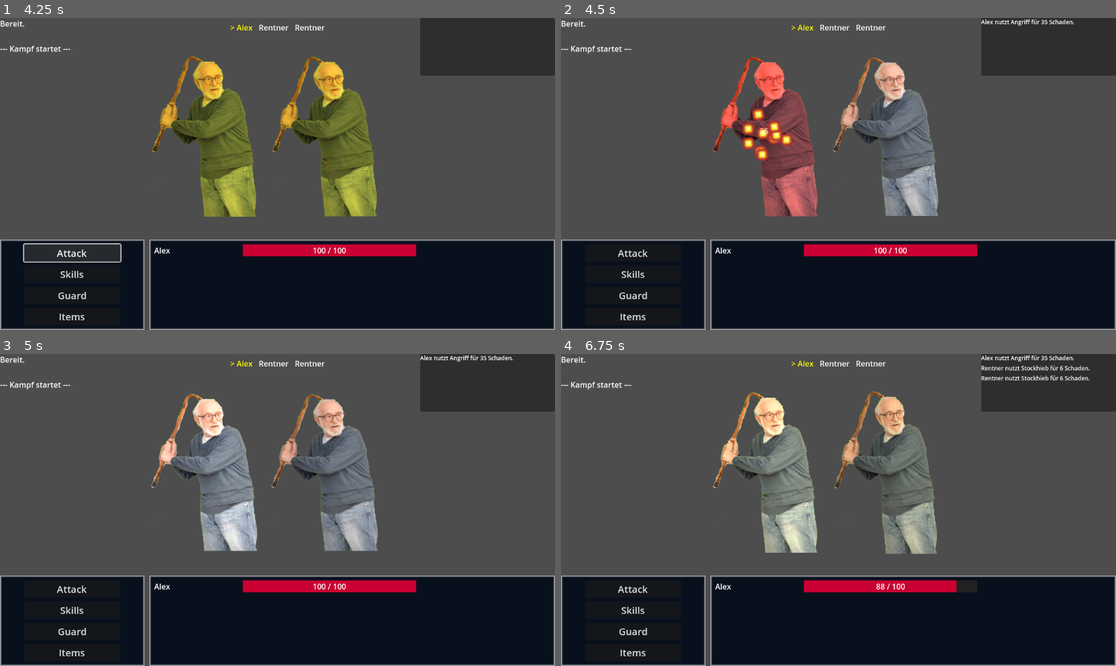
Above: before the commit, frames 1-4 (two rows, left to right).
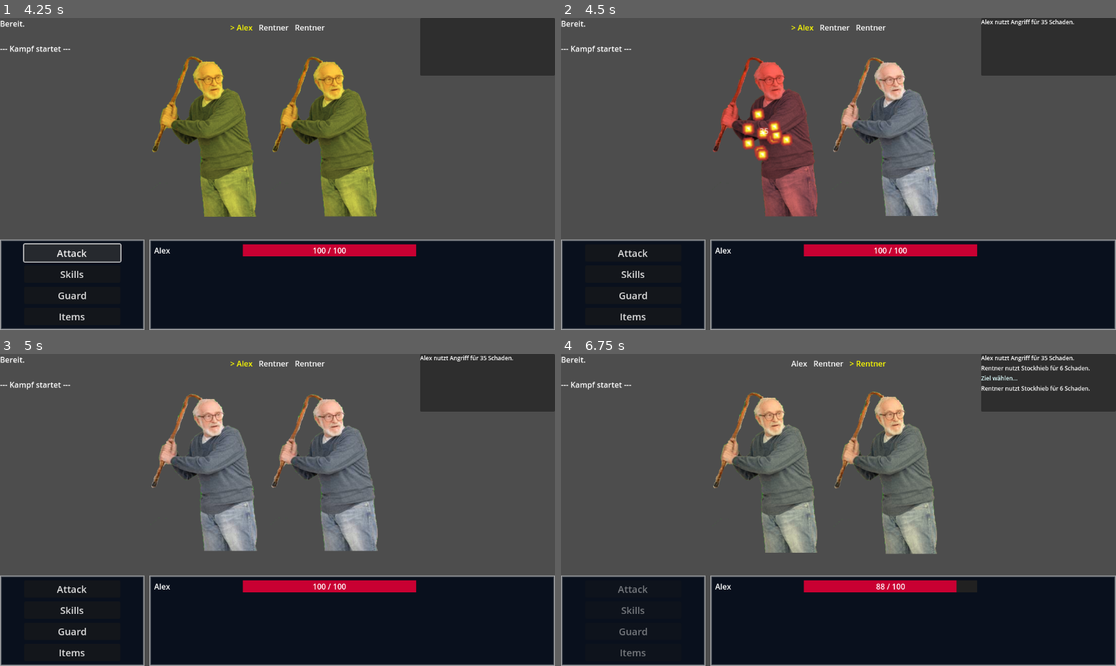
Above: after the commit, the same moments.

Repository: Marv0407/kotstulle-game
Game: Godot game, scene res://scenes/control.tscn
Two runs of this game, one before a commit and one after it. Both use one fixed random seed, a clock stepped at 60 frames per second and the inputs below.
Inputs (mouse positions are in pixels of both pictures, inside the frame that each line leads up to):
- Up to frame 1 (4.25 s): click "Start New Game" at 0.5 s; click (66, 39) at 1.27 s; type "Alex" at 1.35 s; click "Starten" at 2 s; click "Start Battle" at 2.75 s; click "Attack" at 3.5 s
- Up to frame 2 (4.5 s): click (766, 133) at 4.27 s
- Up to frame 3 (5 s): no input
- Up to frame 4 (6.75 s): click "Skills" at 5 s; click "Angriff - 0 MP" at 5.75 s; click (766, 469) at 6.52 s

Frame 1 is identical in both runs. In frame 2, 1.7% of the frame differs, in the area x 27-47%, y 12-64%; in frame 3, 2.7%; in frame 4, 2.9%, in the area x 10-96%, y 2-97%.

Commit message:
Refactor skill targeting and add hover feedback in battle
Consolidates skill execution logic to handle all, random, and manual targeting in a unified way, removing redundant functions. Adds hover and unhover signals to enemy slots, enabling visual feedback during target selection. Improves target selection UI, allows right-click to cancel, and ensures visuals reset properly after selection.

Diff:
--- a/scripts/battle_manager.gd
+++ b/scripts/battle_manager.gd
@@ -68,6 +68,8 @@
 
 		if new_slot.has_signal("clicked"):
 			new_slot.clicked.connect(_on_target_clicked)
+			new_slot.hovered.connect(_on_slot_hovered)
+			new_slot.unhovered.connect(_on_slot_unhovered)
 
 		# Dynamic positioning of each slot
 		var x_offset = (i - (count - 1) / 2.0) * spacing
@@ -109,13 +111,17 @@
 func start_enemy_turn(actor: BattleCharacter):
 	state = BattleState.ENEMY_TURN
 	set_player_ui_enabled(false)
+
 	var selected_skill = actor.data.skills[0]
+
 	var config = {"target_pool": "enemies", "state": "alive", "selector": "random", "count": 1}
 	var targets_array = get_targets_dynamic(actor, config)
 
 	if not targets_array.is_empty():
-		var first_target = targets_array[0]
-		execute_skill(actor, selected_skill, first_target)
+		execute_skill(actor, selected_skill, targets_array)
+	else:
+		next_turn()
+		process_turn()
 
 func next_turn():
 	var checked := 0
@@ -170,61 +176,33 @@
 #endregion
 
 #region ATTACK & SKILL LOGIC
-func execute_skill(user: BattleCharacter, skill: SkillData, target: BattleCharacter):
-	for i in range(skill.hit_count):
-		var damage = calculate_damage(user, target, skill)
-		apply_skill_effects(user, target, damage, skill)
-		if skill.hit_count > 1:
-			await get_tree().create_timer(skill.delay_between_hits).timeout
-
-	if skill.status_to_apply and randf() * 100 < skill.chance_to_apply:
-		apply_status_effect(user, target, skill.status_to_apply)
-
-	await get_tree().create_timer(0.8).timeout
-
-	next_turn()
-	process_turn()
-
-func execute_skill_aoe(user: BattleCharacter, skill: SkillData, targets: Array[BattleCharacter]):
-	for i in range(skill.hit_count):
-		for target in targets:
+func execute_skill(user: BattleCharacter, skill: SkillData, initial_targets: Array[BattleCharacter]):
+	state = BattleState.ENEMY_TURN
+
+	var is_multi_random = (skill.target_selector == "random")
+	for hit in range(skill.hit_count):
+		var current_targets = initial_targets
+		if is_multi_random:
+
+			current_targets = get_targets_dynamic(user, {
+				"target_pool": "enemies",
+				"selector": "random",
+				"count": skill.target_count
+			})
+
+		for target in current_targets:
 			if target.is_alive():
 				var damage = calculate_damage(user, target, skill)
 				apply_skill_effects(user, target, damage, skill)
 
-				if i == skill.hit_count - 1:
-					if skill.status_to_apply and randf() * 100 < skill.chance_to_apply:
+				if hit == skill.hit_count - 1 and skill.status_to_apply:
+					if randf() * 100 < skill.chance_to_apply:
 						apply_status_effect(user, target, skill.status_to_apply)
 
 		if skill.hit_count > 1:
 			await get_tree().create_timer(skill.delay_between_hits).timeout
 		else:
 			await get_tree().create_timer(0.2).timeout
-
-	await get_tree().create_timer(0.6).timeout
-	next_turn()
-	process_turn()
-
-func execute_skill_random(user: BattleCharacter, skill: SkillData, targets: Array[BattleCharacter]):
-	state = BattleState.ENEMY_TURN
-	var is_random = (skill.target_selector == "random")
-
-	for hit in range(skill.hit_count):
-		var current_targets = targets
-		if is_random:
-			var config = {"target_pool": "enemies", "selector": "random", "count": skill.target_count}
-			current_targets = get_targets_dynamic(user, config)
-		for target in current_targets:
-			if target.is_alive():
-				var damage = calculate_damage(user, target, skill)
-				apply_skill_effects(user, target, damage, skill)
-
-				if hit == skill.hit_count - 1 and skill.status_to_apply:
-					if randf() * 100 < skill.chance_to_apply:
-						apply_status_effect(user, target, skill.status_to_apply)
-
-		if skill.hit_count > 1:
-			await get_tree().create_timer(skill.delay_between_hits).timeout
 
 	await get_tree().create_timer(0.6).timeout
 	next_turn()
@@ -263,62 +241,23 @@
 		post_log(target.data.name + " wurde besiegt!", Color.ORANGE_RED)
 		despawn_enemy_visual(target)
 
-func get_current_actor() -> BattleCharacter:
-	return turn_order[current_turn_index]
-
-func start_target_selection(user: BattleCharacter, skill: SkillData):
-	state = BattleState.TARGET_SELECT
-	pending_user = user
-	pending_skill = skill
-	highlight_potential_targets(true)
-
-func _on_target_clicked(target_node):
-	if state != BattleState.TARGET_SELECT:
-		return
-
-	var target_character = null
-	for e in enemies:
-		if e.battle_node == target_node:
-			target_character = e
-			break
-
-	if target_character and target_character.is_alive():
-		highlight_potential_targets(false)
-		state = BattleState.ENEMY_TURN
-		execute_skill(pending_user, pending_skill, target_character)
-
-func get_targets_dynamic(user: BattleCharacter, config: Dictionary) -> Array[BattleCharacter]:
-	var pool: Array[BattleCharacter] = []
-
-	# --- 1. POOL  ---
-	var is_player = (user in party)
-	match config.get("target_pool", "enemies"):
-		"enemies": pool = enemies if is_player else party
-		"friends": pool = party if is_player else enemies
-		"all": pool = party + enemies
-		"user": return [user]
-
-	# --- 2. STATE (Filter) ---
-	match config.get("state", "alive"):
-		"alive": pool = pool.filter(func(c): return c.is_alive())
-		"dead":  pool = pool.filter(func(c): return not c.is_alive())
-		"any":   pass # Filter überspringen
-
-	# --- 3. SELECTOR ---
-	var count = config.get("count", 1)
-	var final_targets: Array[BattleCharacter] = []
-
-	match config.get("selector", "all"):
-		"all":
-			final_targets = pool
-		"random":
-			pool.shuffle()
-			final_targets = pool.slice(0, count)
-		"manual":
-			# TODO: hier später UI-Targeting logik
-			pass
-
-	return final_targets
+func _on_target_clicked(_target_node):
+	if state != BattleState.TARGET_SELECT: return
+	highlight_potential_targets(false)
+	if pending_skill.target_selector == "all":
+		execute_skill(pending_user, pending_skill, get_alive_enemies())
+
+	elif pending_skill.target_selector == "random":
+		execute_skill(pending_user, pending_skill, [])
+
+	else:
+		var target_character = null
+		for e in enemies:
+			if e.battle_node == _target_node:
+				target_character = e
+				break
+		if target_character:
+			execute_skill(pending_user, pending_skill, [target_character])
 
 func calculate_damage(attacker: BattleCharacter, target: BattleCharacter, skill: SkillData) -> int:
 	var attacker_stat = attacker.data.get(skill.scaling_stat)
@@ -388,6 +327,12 @@
 		tween.tween_property(character.battle_node, "scale", Vector2.ZERO, 0.5)
 		tween.finished.connect(func(): character.battle_node.queue_free())
 
+func start_target_selection(user: BattleCharacter, skill: SkillData):
+	state = BattleState.TARGET_SELECT
+	pending_user = user
+	pending_skill = skill
+	highlight_potential_targets(true)
+
 func post_log(text: String, color: Color = Color.WHITE):
 	print(text)
 
@@ -424,21 +369,24 @@
 func highlight_potential_targets(active: bool):
 	for e in enemies:
 		if not e.is_alive() or not e.battle_node: continue
-		e.battle_node.is_targetable = active
+
 		if e.battle_node.has_meta("highlight_tween"):
 			var old_tween = e.battle_node.get_meta("highlight_tween")
 			if old_tween and old_tween.is_valid():
 				old_tween.kill()
+			e.battle_node.remove_meta("highlight_tween")
 
 		if active:
+			e.battle_node.is_targetable = true
 			var tween = create_tween().set_loops()
 			tween.tween_property(e.battle_node, "modulate", Color.YELLOW, 0.5)
 			tween.tween_property(e.battle_node, "modulate", Color.WHITE, 0.5)
-
 			e.battle_node.set_meta("highlight_tween", tween)
 		else:
+
+			if e.battle_node.has_method("reset_visuals"):
+				e.battle_node.reset_visuals()
 			e.battle_node.modulate = Color.WHITE
-			e.battle_node.remove_meta("highlight_tween")
 
 func open_skill_menu():
 	var actor = get_current_actor()
@@ -448,19 +396,21 @@
 
 func _on_skill_chosen(skill: SkillData):
 	skill_menu.hide()
+	pending_skill = skill
+	pending_user = get_current_actor()
+	state = BattleState.TARGET_SELECT
 	match skill.target_selector:
 		"all":
-			var all_enemies = get_alive_enemies()
-			execute_skill_aoe(get_current_actor(), skill, all_enemies)
+			highlight_potential_targets(true)
+			post_log("Ziel: Alle Gegner", Color.LIGHT_CYAN)
 
 		"random":
-			var config = {"target_pool": "enemies", "selector": "random", "count": skill.target_count}
-			var random_targets = get_targets_dynamic(get_current_actor(), config)
-			if not random_targets.is_empty():
-				execute_skill_random(get_current_actor(), skill, random_targets)
+			highlight_potential_targets(true)
+			post_log("Ziel: Zufällig", Color.LIGHT_CYAN)
 
 		"manual":
-			start_target_selection(get_current_actor(), skill)
+			post_log("Ziel wählen...", Color.LIGHT_CYAN)
+			highlight_potential_targets(true)
 
 func _on_skill_menu_canceled():
 	skill_menu.hide()
@@ -479,4 +429,71 @@
 
 func is_battle_over() -> bool:
 	return get_alive_party().is_empty() or get_alive_enemies().is_empty()
-#endregion
+
+func get_current_actor() -> BattleCharacter:
+	return turn_order[current_turn_index]
+
+func get_targets_dynamic(user: BattleCharacter, config: Dictionary) -> Array[BattleCharacter]:
+	var pool: Array[BattleCharacter] = []
+
+	# --- 1. POOL  ---
+	var is_player = (user in party)
+	match config.get("target_pool", "enemies"):
+		"enemies": pool = enemies if is_player else party
+		"friends": pool = party if is_player else enemies
+		"all": pool = party + enemies
+		"user": return [user]
+
+	# --- 2. STATE (Filter) ---
+	match config.get("state", "alive"):
+		"alive": pool = pool.filter(func(c): return c.is_alive())
+		"dead":  pool = pool.filter(func(c): return not c.is_alive())
+		"any":   pass # Filter überspringen
+
+	# --- 3. SELECTOR ---
+	var count = config.get("count", 1)
+	var final_targets: Array[BattleCharacter] = []
+
+	match config.get("selector", "all"):
+		"all":
+			final_targets = pool
+		"random":
+			pool.shuffle()
+			final_targets = pool.slice(0, count)
+		"manual":
+			final_targets = pool
+			pass
+
+	return final_targets
+
+func _process(_delta):
+	if state == BattleState.TARGET_SELECT:
+		if Input.is_mouse_button_pressed(MOUSE_BUTTON_RIGHT):
+			cancel_target_selection()
+			post_log("Zielauswahl abgebrochen...")
+
+func cancel_target_selection():
+	highlight_potential_targets(false)
+	state = BattleState.PLAYER_TURN
+	set_player_ui_enabled(true)
+
+func _on_slot_hovered(hovered_slot):
+	if state != BattleState.TARGET_SELECT or not pending_skill: return
+
+	match pending_skill.target_selector:
+		"all", "random":
+			for e in enemies:
+				if e.is_alive() and e.battle_node:
+					e.battle_node.get_node("Sprite2D").modulate = Color(1.3, 1.3, 1.3)
+
+		"manual":
+			if hovered_slot and hovered_slot.has_node("Sprite2D"):
+				hovered_slot.get_node("Sprite2D").modulate = Color(1.3, 1.3, 1.3)
+
+func _on_slot_unhovered(_slot):
+	if state == BattleState.TARGET_SELECT:
+		for e in enemies:
+			if e.is_alive() and e.battle_node:
+				e.battle_node.get_node("Sprite2D").modulate = Color.WHITE
+
+	#endregion
--- a/scripts/enemy_slot.gd
+++ b/scripts/enemy_slot.gd
@@ -1,5 +1,7 @@
 extends Node2D
 signal clicked(slot)
+signal hovered(slot)
+signal unhovered(slot)
 
 @onready var sprite = $Sprite2D
 @onready var btn = $Button
@@ -25,9 +27,13 @@
 	clicked.emit(self)
 
 func _on_button_mouse_entered() -> void:
-	if sprite.modulate == Color.WHITE and is_targetable:
-		sprite.modulate = Color(1.2, 1.2, 1.2)
+	if is_targetable:
+		hovered.emit(self)
 
 func _on_button_mouse_exited() -> void:
-	if sprite.modulate != Color.YELLOW and is_targetable:
-		sprite.modulate = Color.WHITE
+	if is_targetable:
+		unhovered.emit(self)
+
+func reset_visuals() -> void:
+	is_targetable = false
+	sprite.modulate = Color.WHITE
